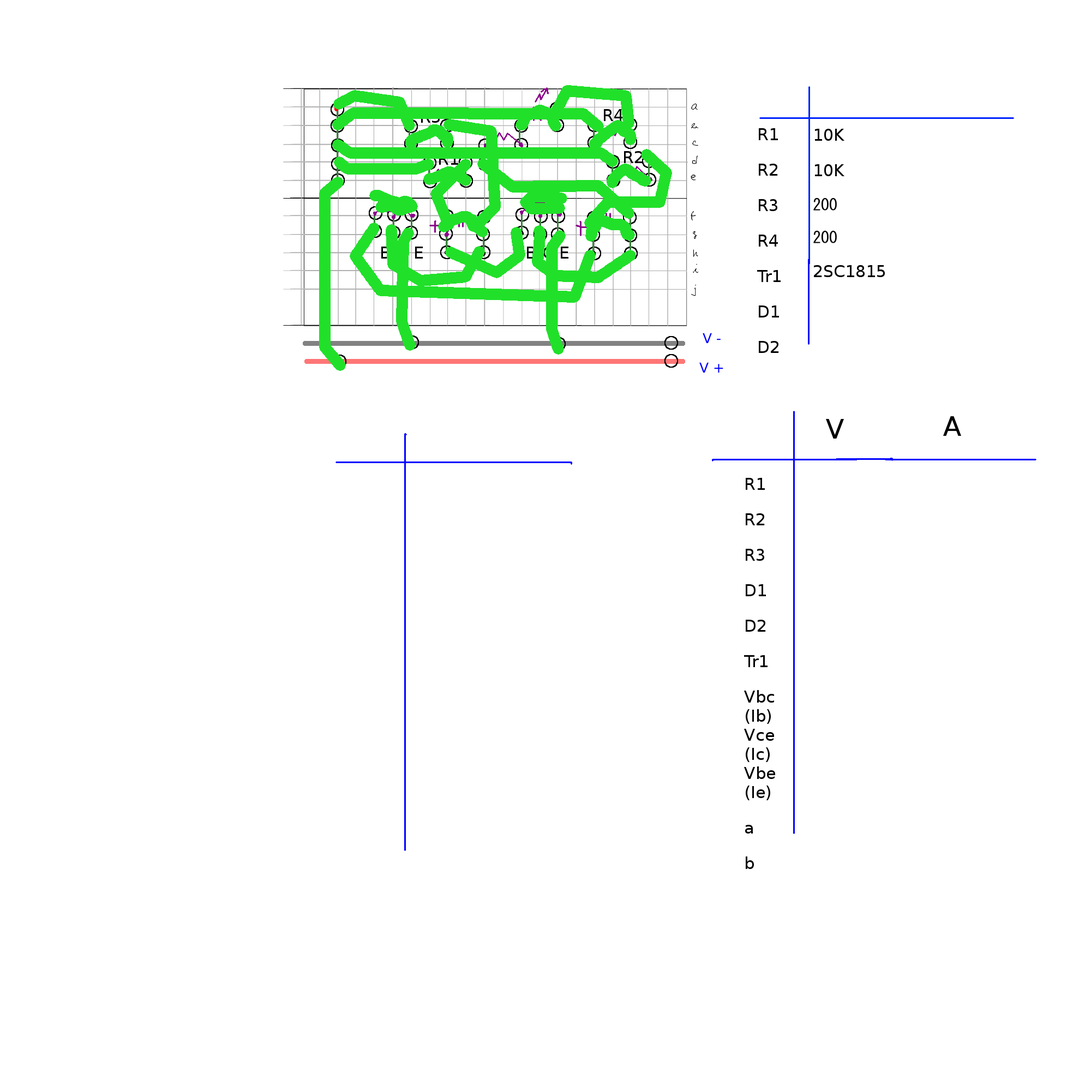
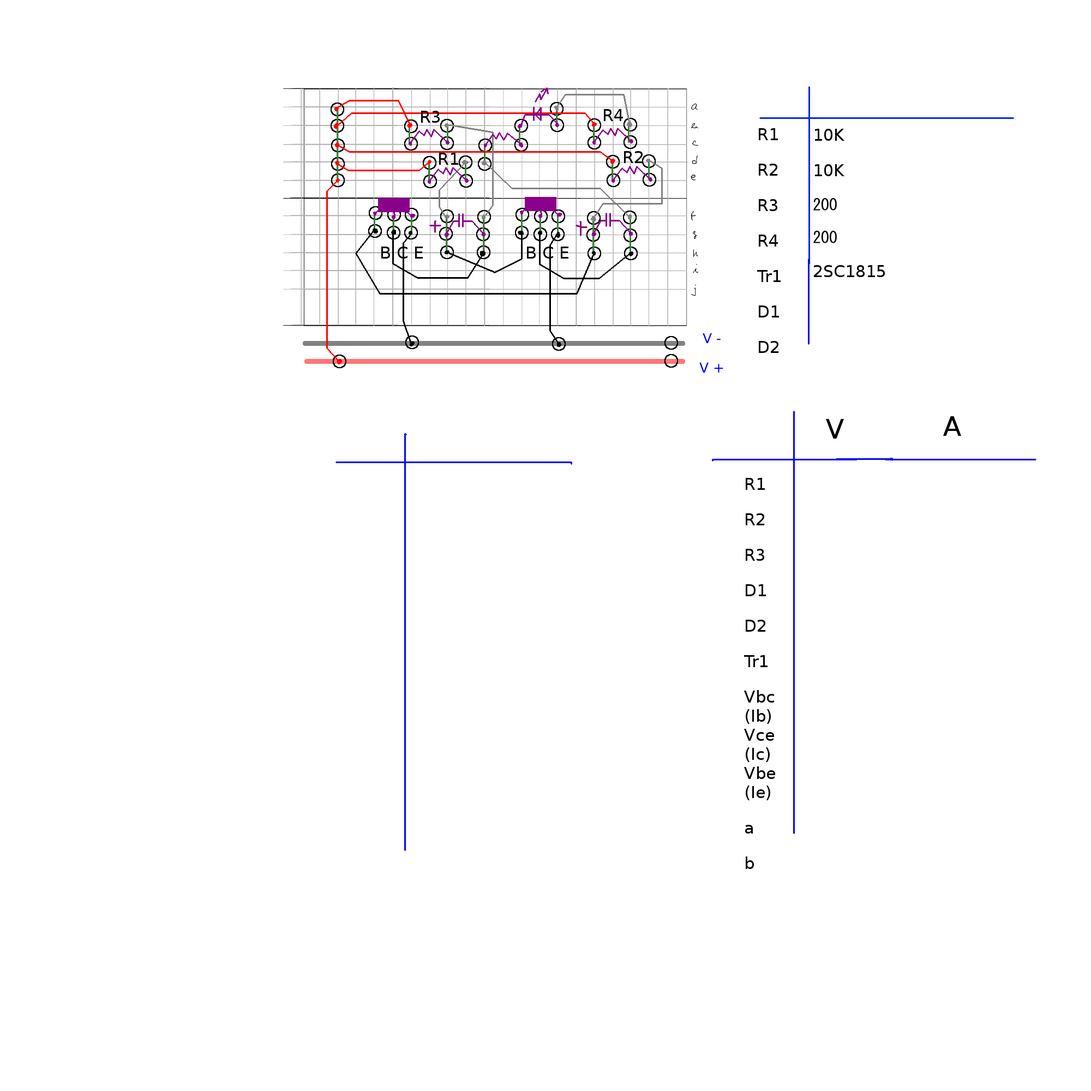
Comparing the layer stacks of the two 1091×1091 images. Changes:
hid "done" over [319, 85, 673, 372]
